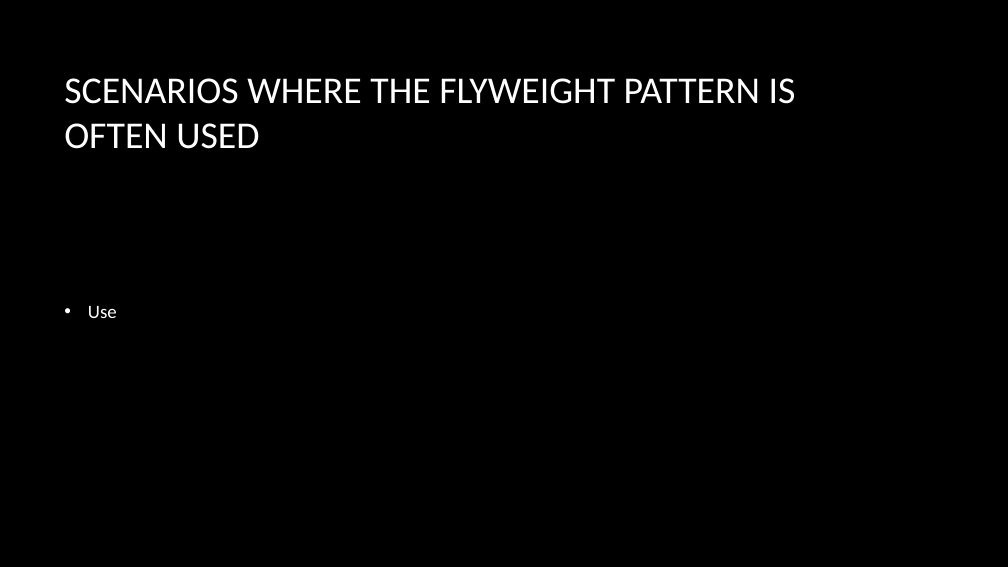
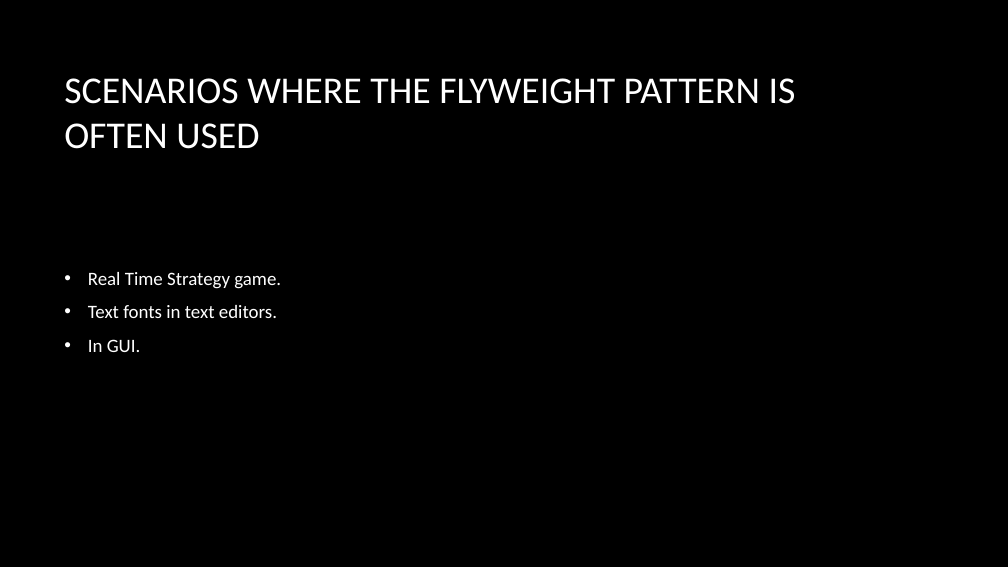
Before and after one commit to dundane/CSC360Demos, a slide deck: slide 223 of CSC360Demo/Design Patterns Slide Show.pptx. Drawn at 1008x567 pixels with LibreOffice and Linux fonts; fonts in the diff are those of the drawing; background and template pictures are left out. Boxes give left, top, right and bottom in pixels: in the first picture for what was removed or moved away, otherwise in the second. Text is boxed around its words. In the diff, an @@ line names an element or a change of style, - is before the commit and + after.

```diff
--- a/CSC360Demo/Design Patterns Slide Show.pptx
+++ b/CSC360Demo/Design Patterns Slide Show.pptx
@@ text at bbox=[88, 272, 281, 352]: text changed @@
-• Use
+• Real Time Strategy game.
+• Text fonts in text editors.
+• In GUI.
```
Also in this commit, not shown: 15 other slides changed.
